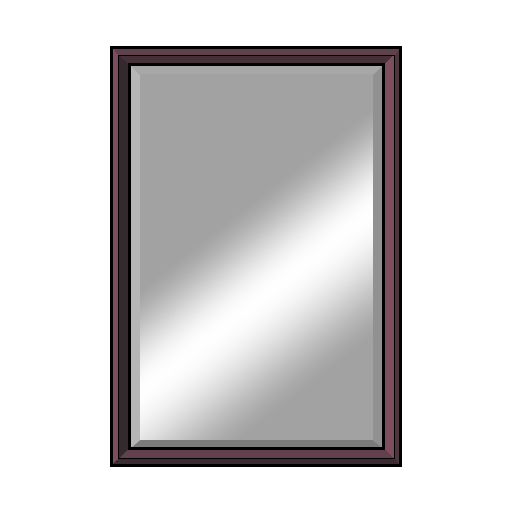
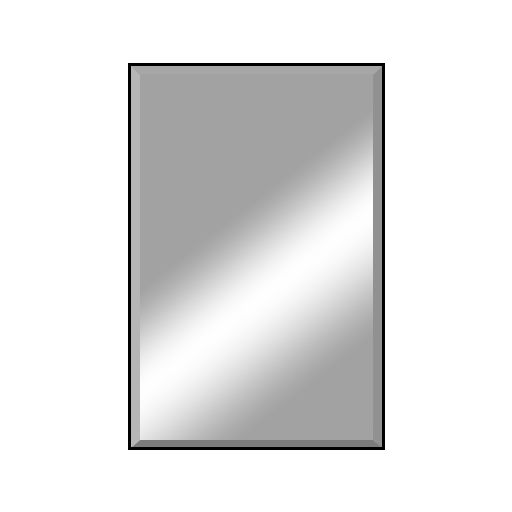
Two versions of the same layered image (512x512). Layer-by-layer changes:
hid "frame", moved it above "Shape 1" over [110, 46, 402, 467]
